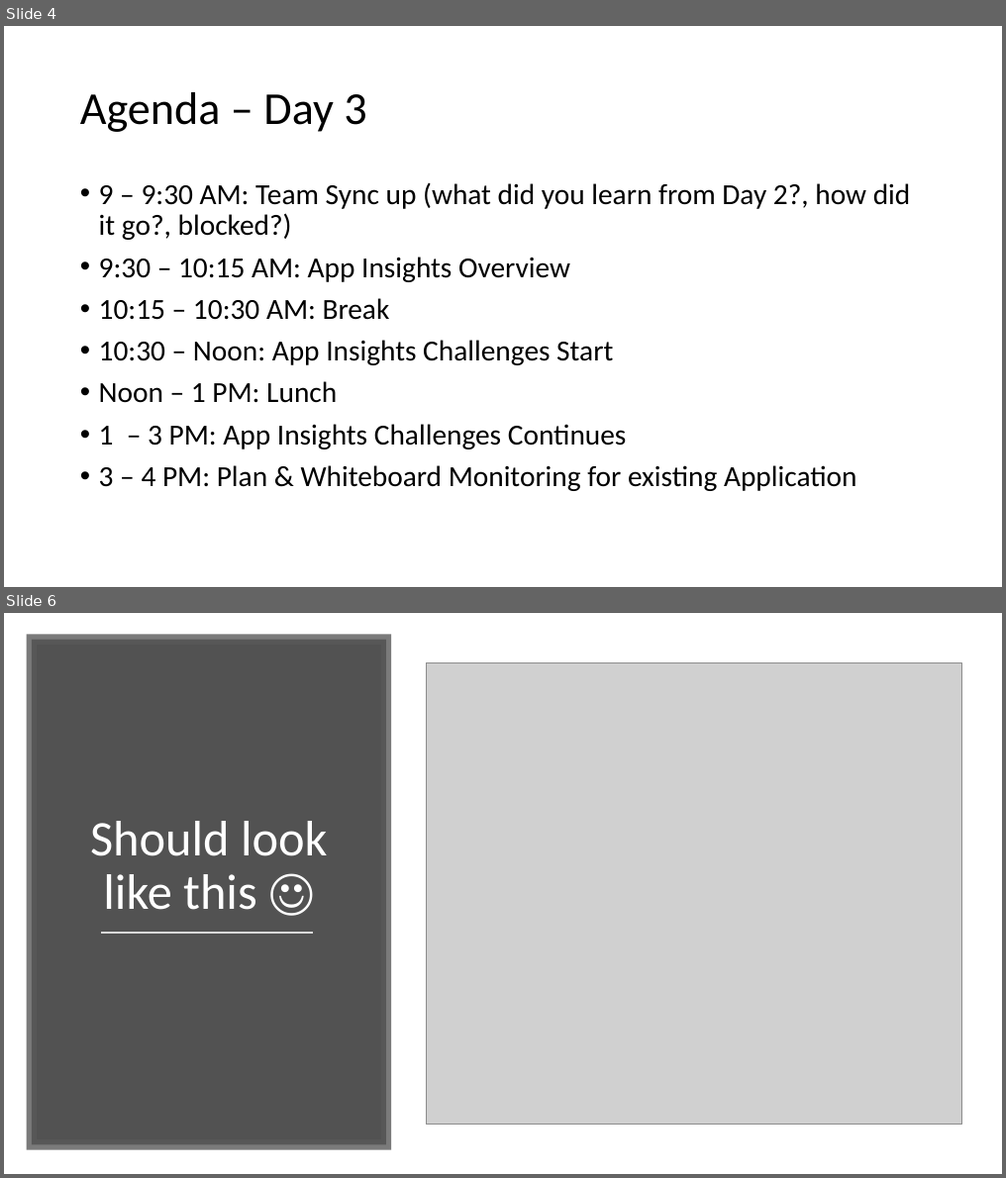
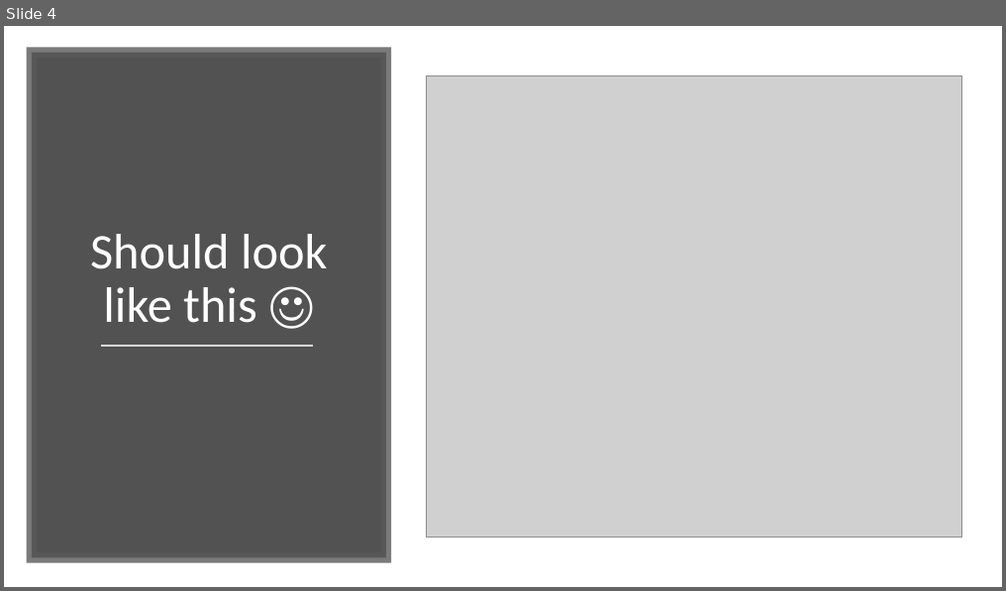
Before and after one commit to rkuehfus/pre-ready-2019-H1, a slide deck: Student/Guides/Challenges.pptx. Shown one above the other, each under a label of ours: slides 4 and 6 before the commit, slide 4 after it; the slides between them are not shown. The pictures are 1006x1178 and 1006x591 pixels, drawn with LibreOffice and Linux fonts; fonts in the diff are those of the drawing; grey boxes stand for pictures. Boxes give left, top, right and bottom in pixels: in the first picture for what was removed or moved away, otherwise in the second. Text is boxed around its words. In the diff, an @@ line names an element or a change of style, - is before the commit and + after.

```diff
--- a/Student/Guides/Challenges.pptx
+++ b/Student/Guides/Challenges.pptx
@@ slide 4 removed at <box>4,26,1002,587</box>, background #FFFFFF @@
@@ title removed at <box>80,92,366,132</box> @@
-Agenda – Day 3
@@ text removed at <box>99,182,911,491</box> @@
-• 9 – 9:30 AM: Team Sync up (what did you learn from Day 2?, how did it go?, blocked?)
-• 9:30 – 10:15 AM: App Insights Overview
-• 10:15 – 10:30 AM: Break
-• 10:30 – Noon: App Insights Challenges Start
-• Noon – 1 PM: Lunch
-• 1 – 3 PM: App Insights Challenges Continues
-• 3 – 4 PM: Plan & Whiteboard Monitoring for existing Application
@@ what was slide 6 is now slide 4 @@
```
Also in this commit, not shown: 6 slides changed, 1 other slide removed.
